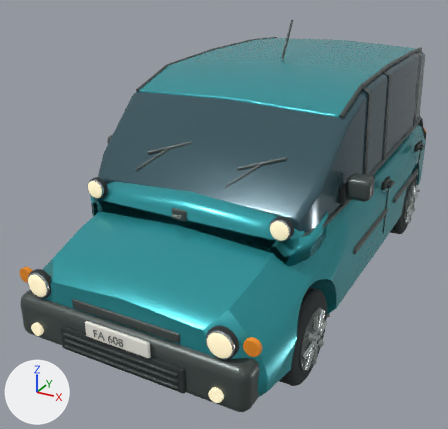
Two versions of the glTF model vehicles/multum.glb, one commit apart.
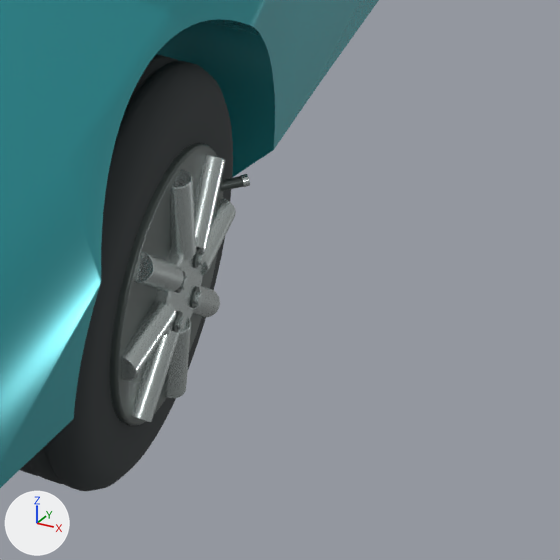
The first picture shows the older version from a camera (50 mm lens) standing at (2.01, -4.47, 2.65) and looking at (-0.24, -0.38, 0.6). The close-ups show the older and then the newer version on the part from 61% to 90% of the width and 64% to 94% of the height of that picture. Only the edits that show in the close-ups are written down. Every picture has the same lights, and +X, +Y and +Z are marked at lower left. Where no turn or scale is listed for an object, it has been applied to the vertices.

Names of what the first close-up shows: 'Däck.002', 'Rounded body and short bonnet', 'Wheel hub barrel.002', 'Wheel hub cap.002', 'Wheel hub spoke.016', 'Wheel hub spoke.017', 'Wheel hub spoke.018', 'Wheel hub spoke.019', 'Wheel hub spoke.020', 'Wheel hub spoke.021', 'Wheel hub spoke.022', 'Wheel hub spoke.023' and 9 more.
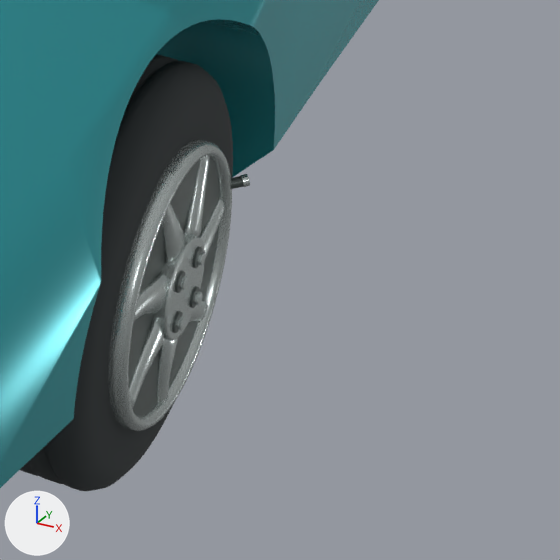
Boxes [x1, y1, x2, y2] around the edits, measured in the close-ups (560 x 560 px):
'Alloy rim lip.002', added: after [108, 139, 232, 431]
'Wheel hub spoke.020', deleted: before [121, 301, 176, 380]
'Wheel hub spoke.018', deleted: before [170, 169, 196, 260]
'Wheel hub spoke.021', deleted: before [132, 330, 180, 422]
'Wheel hub spoke.017', deleted: before [194, 154, 225, 250]
'Wheel hub spoke.019', deleted: before [134, 252, 183, 292]
'Wheel hub spoke.022', deleted: before [165, 318, 191, 398]
'Swept alloy spoke.018', added: after [129, 317, 164, 409]
'Wheel hub spoke.016', deleted: before [202, 198, 236, 276]
'Swept alloy spoke.015', added: after [183, 156, 210, 237]
'Swept alloy spoke.016', added: after [162, 203, 185, 264]
'Swept alloy spoke.017', added: after [134, 272, 167, 321]
'Swept alloy spoke.019', added: after [157, 338, 178, 405]
'Swept alloy spoke.014', added: after [199, 197, 225, 259]
'Wheel hub spoke.023', deleted: before [192, 285, 220, 317]
'Swept alloy spoke.020', added: after [189, 300, 208, 322]

The change, as a list of edits to the scene's bpy script:
```text
Remove ob_wheel_hub_spoke_016:
    ob_wheel_hub_spoke_016 = bpy.data.objects.new('Wheel hub spoke.016', me_cylinder_102)
Remove ob_wheel_hub_spoke_017:
    ob_wheel_hub_spoke_017 = bpy.data.objects.new('Wheel hub spoke.017', me_cylinder_103)
Remove ob_wheel_hub_spoke_018:
    ob_wheel_hub_spoke_018 = bpy.data.objects.new('Wheel hub spoke.018', me_cylinder_104)
Remove ob_wheel_hub_spoke_019:
    ob_wheel_hub_spoke_019 = bpy.data.objects.new('Wheel hub spoke.019', me_cylinder_105)
Remove ob_wheel_hub_spoke_020:
    ob_wheel_hub_spoke_020 = bpy.data.objects.new('Wheel hub spoke.020', me_cylinder_106)
Remove ob_wheel_hub_spoke_021:
    ob_wheel_hub_spoke_021 = bpy.data.objects.new('Wheel hub spoke.021', me_cylinder_107)
Remove ob_wheel_hub_spoke_022:
    ob_wheel_hub_spoke_022 = bpy.data.objects.new('Wheel hub spoke.022', me_cylinder_108)
Remove ob_wheel_hub_spoke_023:
    ob_wheel_hub_spoke_023 = bpy.data.objects.new('Wheel hub spoke.023', me_cylinder_109)
Add ob_swept_alloy_spoke_020:
    ob_swept_alloy_spoke_020 = bpy.data.objects.new('Swept alloy spoke.020', me_swept_alloy_spoke_020)  # 80 vertices, 156 faces; spans x 0.891..0.923, y -1.2626..-1.1169, z 0.1645..0.2862; in mat_brushed_equipment_metal (light grey #c4cdcb)
    ob_swept_alloy_spoke_020.location = (0.0, 0.0, 0.0)
Add ob_swept_alloy_spoke_019:
    ob_swept_alloy_spoke_019 = bpy.data.objects.new('Swept alloy spoke.019', me_swept_alloy_spoke_019)  # 80 vertices, 156 faces; spans x 0.891..0.923, y -1.3247..-1.2667, z 0.1149..0.2628; in mat_brushed_equipment_metal (light grey #c4cdcb)
    ob_swept_alloy_spoke_019.location = (0.0, 0.0, 0.0)
Add ob_swept_alloy_spoke_018:
    ob_swept_alloy_spoke_018 = bpy.data.objects.new('Swept alloy spoke.018', me_swept_alloy_spoke_018)  # 80 vertices, 156 faces; spans x 0.891..0.923, y -1.4593..-1.3246, z 0.186..0.3159; in mat_brushed_equipment_metal (light grey #c4cdcb)
    ob_swept_alloy_spoke_018.location = (0.0, 0.0, 0.0)
Add ob_swept_alloy_spoke_017:
    ob_swept_alloy_spoke_017 = bpy.data.objects.new('Swept alloy spoke.017', me_swept_alloy_spoke_017)  # 80 vertices, 156 faces; spans x 0.891..0.923, y -1.48..-1.325, z 0.32..0.398; in mat_brushed_equipment_metal (light grey #c4cdcb)
    ob_swept_alloy_spoke_017.location = (0.0, 0.0, 0.0)
Add ob_swept_alloy_spoke_016:
    ob_swept_alloy_spoke_016 = bpy.data.objects.new('Swept alloy spoke.016', me_swept_alloy_spoke_016)  # 80 vertices, 156 faces; spans x 0.891..0.923, y -1.3744..-1.2667, z 0.3732..0.5141; in mat_brushed_equipment_metal (light grey #c4cdcb)
    ob_swept_alloy_spoke_016.location = (0.0, 0.0, 0.0)
Add ob_swept_alloy_spoke_015:
    ob_swept_alloy_spoke_015 = bpy.data.objects.new('Swept alloy spoke.015', me_swept_alloy_spoke_015)  # 80 vertices, 156 faces; spans x 0.891..0.923, y -1.263..-1.16, z 0.35..0.504; in mat_brushed_equipment_metal (light grey #c4cdcb)
    ob_swept_alloy_spoke_015.location = (0.0, 0.0, 0.0)
Add ob_swept_alloy_spoke_014:
    ob_swept_alloy_spoke_014 = bpy.data.objects.new('Swept alloy spoke.014', me_swept_alloy_spoke_014)  # 80 vertices, 156 faces; spans x 0.891..0.923, y -1.217..-1.077, z 0.29..0.3699; in mat_brushed_equipment_metal (light grey #c4cdcb)
    ob_swept_alloy_spoke_014.location = (0.0, 0.0, 0.0)
Add ob_alloy_rim_lip_002:
    ob_alloy_rim_lip_002 = bpy.data.objects.new('Alloy rim lip.002', me_alloy_rim_lip_002)  # 512 vertices, 896 faces; spans x 0.879..0.919, y -1.494..-1.066, z 0.104..0.532; in mat_brushed_equipment_metal (light grey #c4cdcb)
    ob_alloy_rim_lip_002.location = (0.0, 0.0, 0.0)
```
